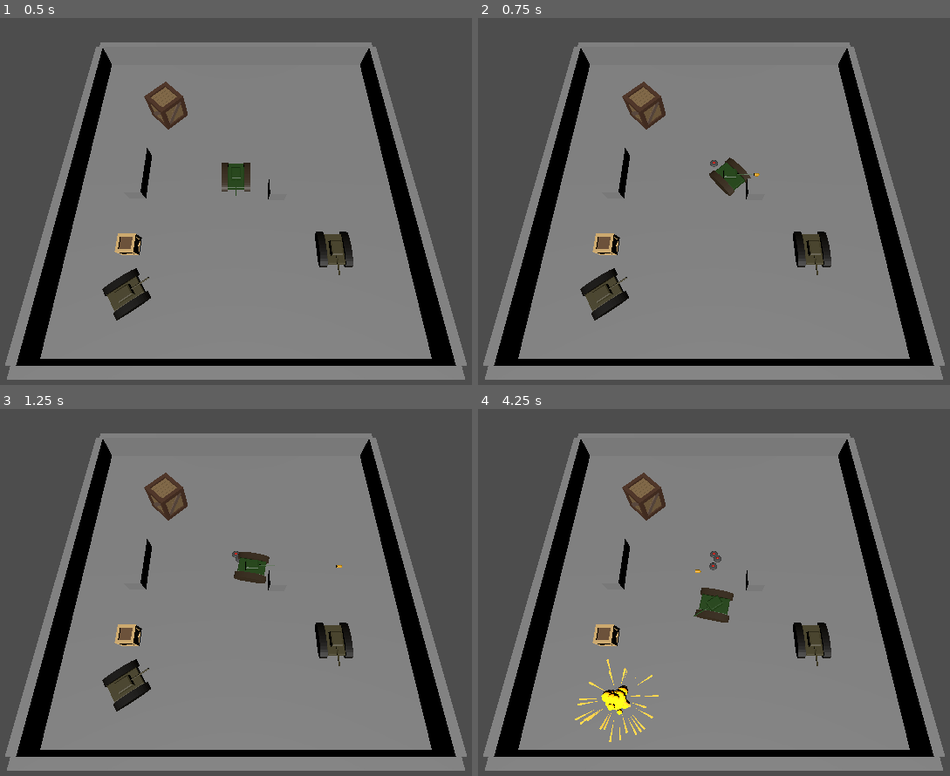
Above: before the commit, frames 1-4 (two rows, left to right).
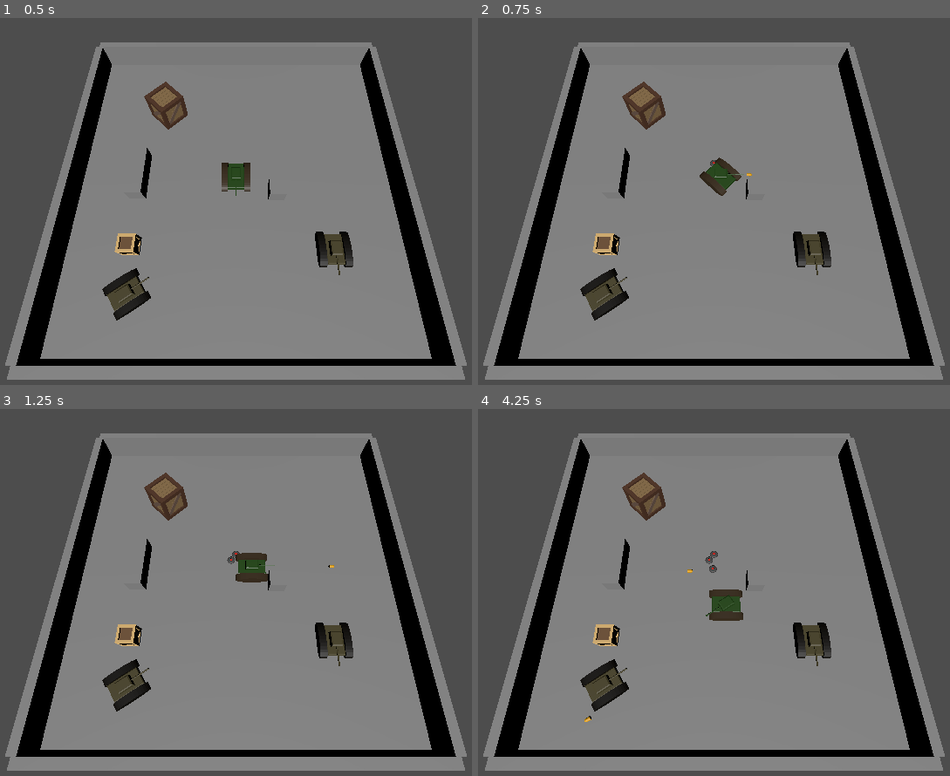
Above: after the commit, the same moments.

Repository: cfrance3/tank-game
Game: Godot game, scene res://Scenes/main.tscn
Two runs of this game, one before a commit and one after it. Both use one fixed random seed, a clock stepped at 60 frames per second and the inputs below.
Inputs (mouse positions are in pixels of both pictures, inside the frame that each line leads up to):
- Up to frame 1 (0.5 s): no input
- Up to frame 2 (0.75 s): tap Enter (ui_accept) at 0.5 s; move the mouse to (865, 179) at 0.52 s; hold Right (ui_right) from 0.53 s (still down); click (865, 179) at 0.67 s
- Up to frame 3 (1.25 s): keep holding Right (ui_right); tap Enter (ui_accept) at 0.77 s
- Up to frame 4 (4.25 s): tap Enter (ui_accept) at 1.25, 1.52, 3.02, 3.5, 3.77 s; move the mouse to (572, 610) at 1.27 s; release Right (ui_right) at 1.28 s; hold Down (ui_down) 1.28-2.03 s; move the mouse to (784, 504) at 2.02 s; hold Right (ui_right) 2.03-2.78 s; move the mouse to (680, 669) at 2.77 s; hold Up (ui_up) 2.78-3.53 s; click (680, 669) at 2.92 s; move the mouse to (921, 647) at 3.52 s; hold Left (ui_left) from 3.53 s (still down)

Frame 1 is identical in both runs. In frame 2, 0.5% of the frame differs, in the area x 46-60%, y 38-49%; in frame 3, 0.2%; in frame 4, 1.8%, in the area x 20-57%, y 39-91%.

Commit message:
Made tank rotation more realistic. Made speed scale with dot product of movement and facing directions.

Diff:
--- a/Scenes/Tank/tank.gd
+++ b/Scenes/Tank/tank.gd
@@ -1,6 +1,6 @@
 extends CharacterBody3D
 
-@export var turn_speed := 3.0
+@export var turn_speed := 4.0
 @export var turret_turn_speed := 12.0
 @export var projectile_scene: PackedScene
 @export var mine_scene : PackedScene
@@ -42,23 +42,31 @@
 	if input.length() > 0:
 		input = input.normalized()
 
-		velocity.x = input.x * SPEED
-		velocity.z = input.y * SPEED
+		var target_angle = atan2(input.x, input.y)
+		var current_angle = hull.rotation.y
+		var angle_diff = wrapf(target_angle - current_angle, -PI, PI)
 
-		var target_angle = atan2(input.x, input.y)
-		hull.rotation.y = lerp_angle(
-			hull.rotation.y,
-			target_angle,
-			turn_speed * delta
-		)
+		var flip_threshold = deg_to_rad(110)
 
+		if abs(angle_diff) > flip_threshold:
+			angle_diff = wrap(angle_diff - sign(angle_diff) * PI, -PI, PI)
+
+		hull.rotation.y += clamp(angle_diff, -turn_speed * delta, turn_speed * delta)
 		$Hitbox.rotation.y = hull.rotation.y
+
+		var forward = -hull.transform.basis.z.normalized()
+		var move_dir = Vector3(input.x, 0, input.y).normalized()
+		var alignment = forward.dot(move_dir)
+
+		var speed_multiplier = abs(alignment)
+		speed_multiplier = lerp(0.00, 1.0, speed_multiplier)
+
+		velocity = move_dir * SPEED * speed_multiplier
 
 	else:
 		velocity.x = 0
 		velocity.z = 0
 
-	#print(velocity.length())
 	move_and_slide()
 
 func handle_turret_aim():
--- a/Scenes/tank_projectile.gd
+++ b/Scenes/tank_projectile.gd
@@ -25,7 +25,6 @@
 
 	# Forward is -Z
 	direction = -global_transform.basis.z.normalized()
-	print(direction.length())
 	hit_target.connect(_on_hit_target)
 
 func _physics_process(delta: float) -> void:
